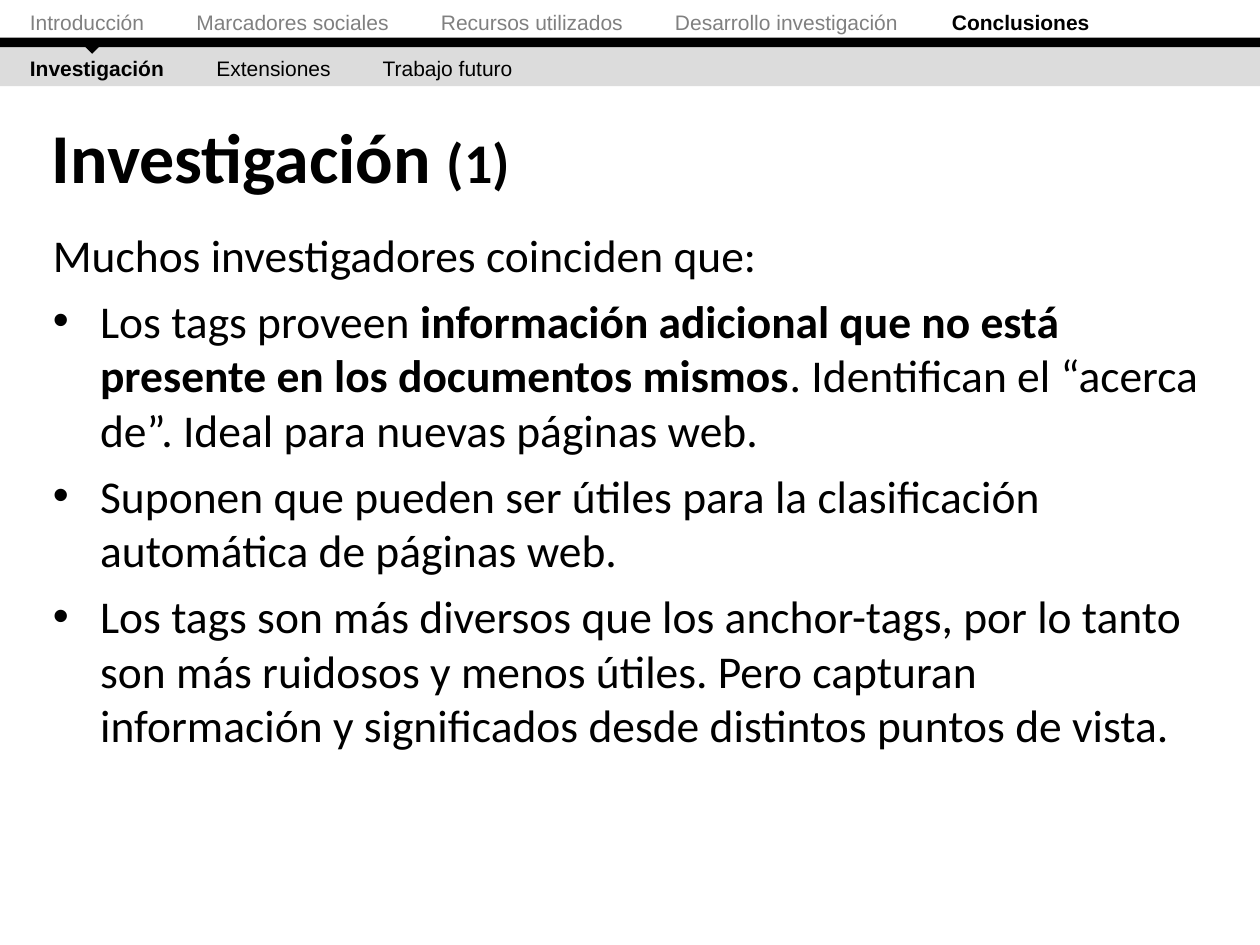
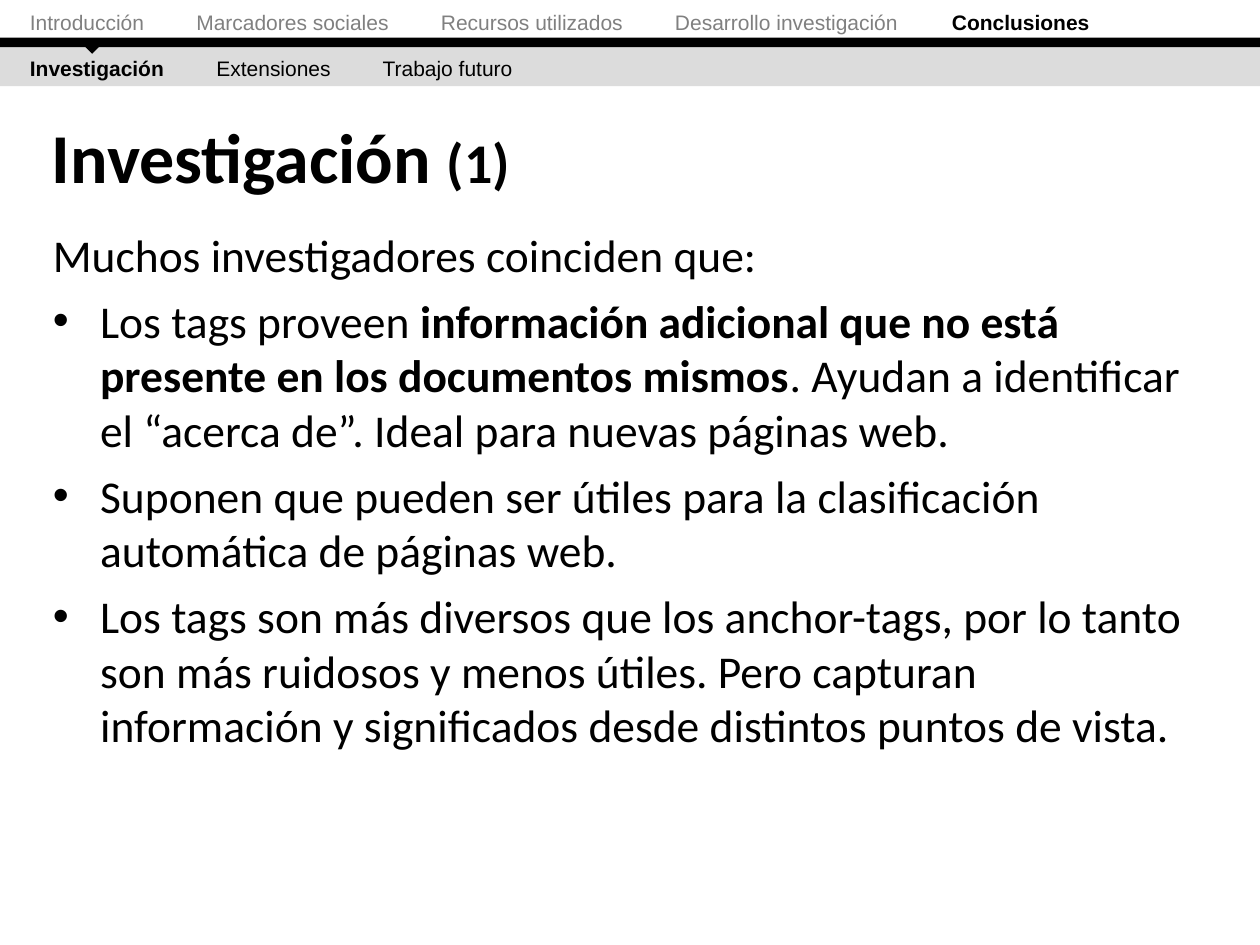
Before and after one commit to ak907kenai/nicotournetesis, a slide deck: slide 64 of docs_trunk/Presentación/Nicolás Tourné - Presentación Tesis (v2.1).ppt. Drawn at 1260x945 pixels with LibreOffice and Linux fonts; fonts in the diff are those of the drawing. Boxes give left, top, right and bottom in pixels: in the first picture for what was removed or moved away, otherwise in the second. Text is boxed around its words. In the diff, an @@ line names an element or a change of style, - is before the commit and + after.

```diff
--- a/docs_trunk/Presentación/Nicolás Tourné - Presentación Tesis (v2.1).ppt
+++ b/docs_trunk/Presentación/Nicolás Tourné - Presentación Tesis (v2.1).ppt
@@ text at bbox=[100, 306, 1179, 455]: text changed @@
-• Los tags proveen información adicional que no está presente en los documentos mismos. Identifican el “acerca de”. Ideal para nuevas páginas web.
+• Los tags proveen información adicional que no está presente en los documentos mismos. Ayudan a identificar el “acerca de”. Ideal para nuevas páginas web.
```
Also in this commit, not shown: 4 other slides changed, 1 slide added, 1 other file.
